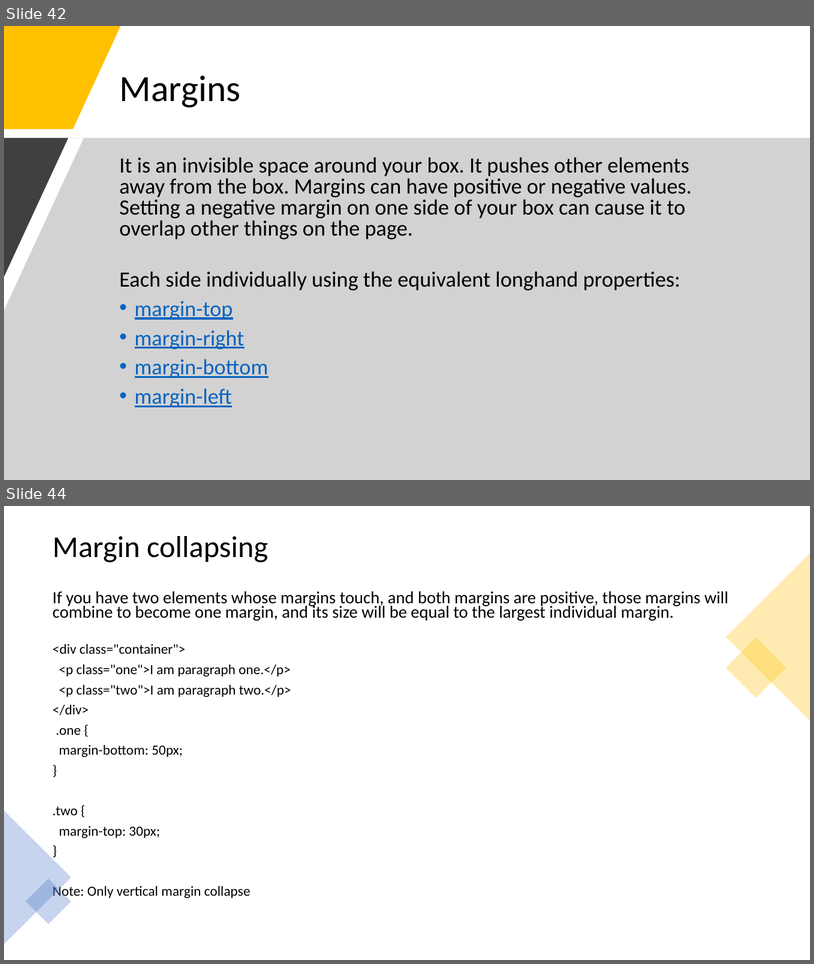
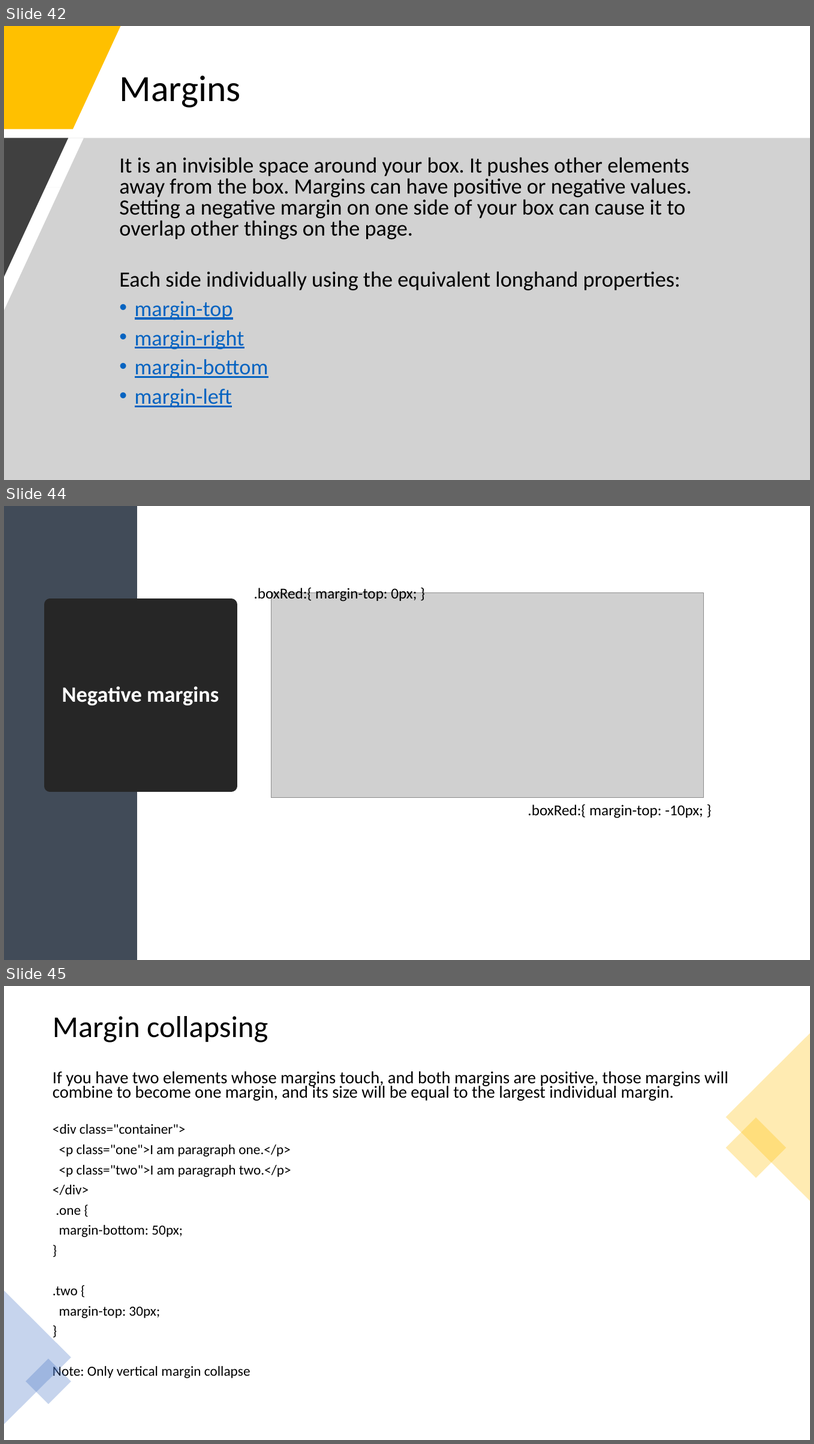
Before and after one commit to vigneshvasudevan/Web, a slide deck: CSS/CSS.pptx. Shown one above the other, each under a label of ours: slides 42 and 44 before the commit, slides 42, 44 and 45 after it; the slides between them are not shown. The pictures are 814x964 and 814x1444 pixels, drawn with LibreOffice and Linux fonts; fonts in the diff are those of the drawing; grey boxes stand for pictures. Boxes give left, top, right and bottom in pixels: in the first picture for what was removed or moved away, otherwise in the second. Text is boxed around its words. In the diff, an @@ line names an element or a change of style, - is before the commit and + after.

```diff
--- a/CSS/CSS.pptx
+++ b/CSS/CSS.pptx
@@ slide 44 added at bbox=[4, 506, 810, 960], background #FFFFFF @@
@@ rectangle added at bbox=[4, 506, 137, 960], fill #414B58 @@
@@ text added at bbox=[254, 586, 417, 603], 18 pt, text #000000 @@
+.boxRed:{ margin-top: 0px; }
@@ picture added at bbox=[272, 593, 704, 798] @@
@@ title added at bbox=[50, 604, 231, 786], fill #262626, outline #262626 13.75 pt, 26 pt, text #FFFFFF, bold @@
+Negative margins
@@ text added at bbox=[528, 804, 704, 818], 18 pt, text #000000 @@
+.boxRed:{ margin-top: -10px; }
@@ what was slide 44 is now slide 45 @@
```
Also in this commit, not shown: 1 slide changed.
